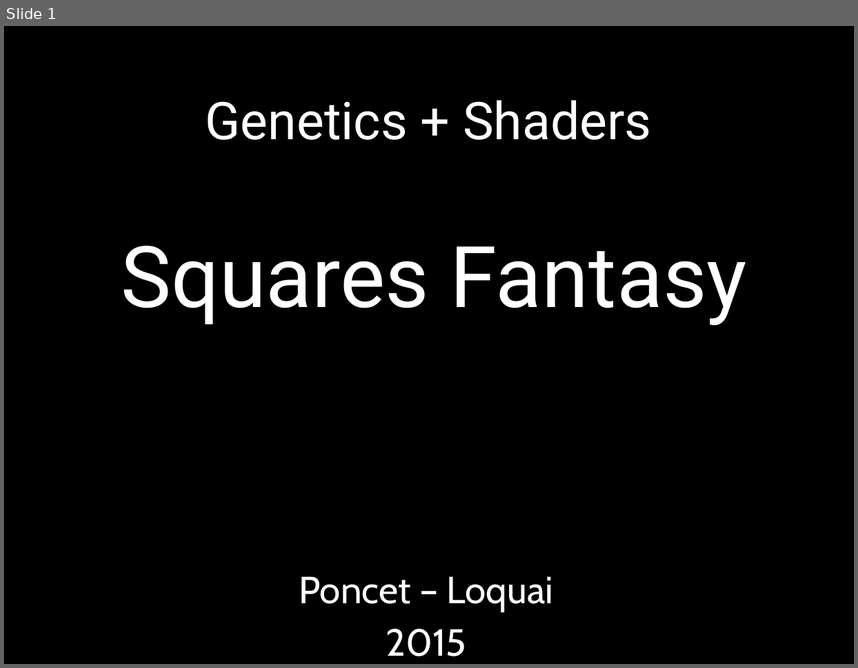
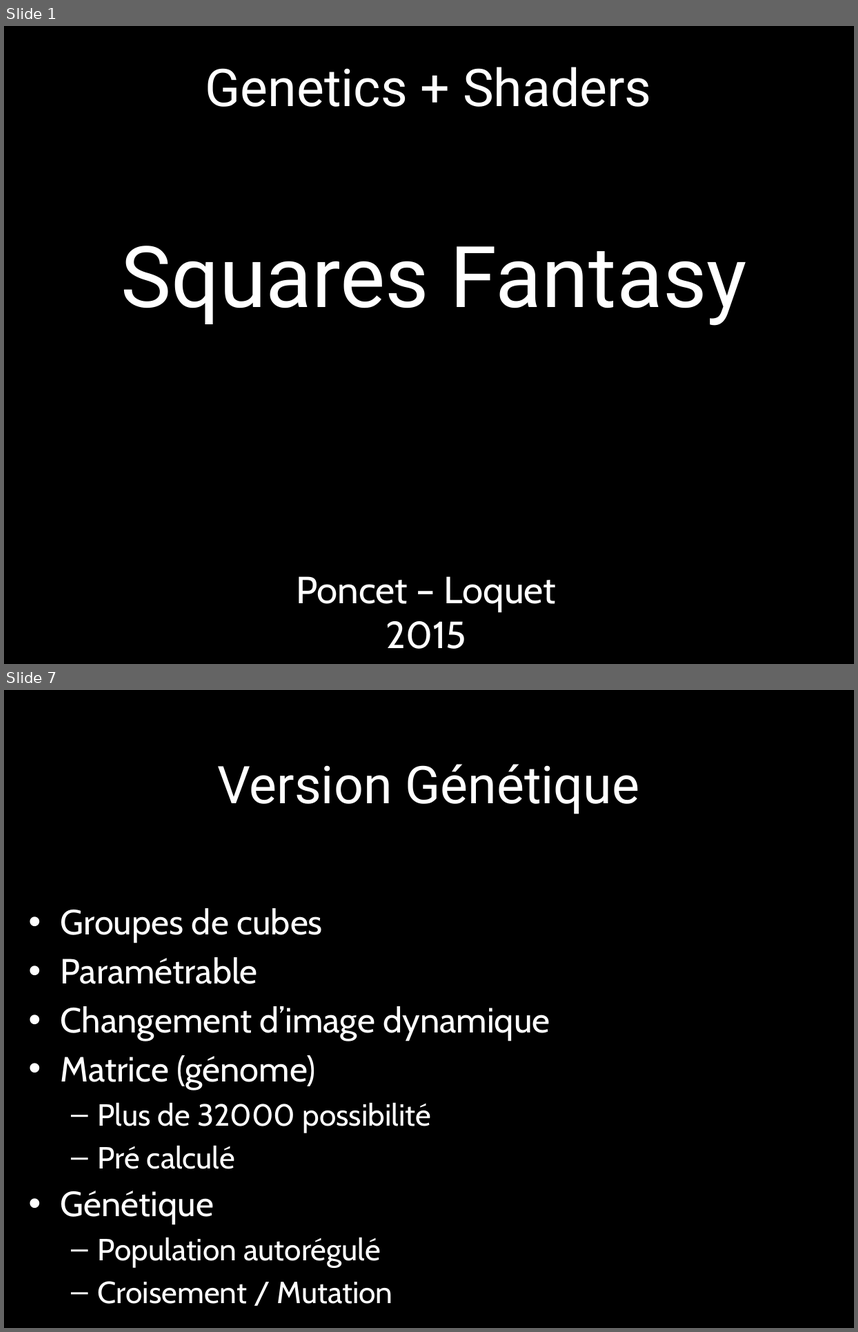
Before and after one commit to tecnop/OpenSticky, a slide deck: DOC/PPT/squared.pptx. Shown one above the other, each under a label of ours: slide 1 before the commit, slides 1 and 7 after it; the slides between them are not shown. The pictures are 858x668 and 858x1332 pixels, drawn with LibreOffice and Linux fonts; fonts in the diff are those of the drawing; background and template pictures are left out. Boxes give left, top, right and bottom in pixels: in the first picture for what was removed or moved away, otherwise in the second. Text is boxed around its words. In the diff, an @@ line names an element or a change of style, - is before the commit and + after.

```diff
--- a/DOC/PPT/squared.pptx
+++ b/DOC/PPT/squared.pptx
@@ slide 7 added at (x1=4, y1=690, x2=854, y2=1328), background #000000 @@
@@ text added at (x1=217, y1=764, x2=639, y2=814), 44 pt, text #FFFFFF @@
+Version Génétique
@@ text added at (x1=61, y1=908, x2=550, y2=1303), 29.6 pt, text #FFFFFF @@
+• Groupes de cubes
+• Paramétrable
+• Changement d’image dynamique
+• Matrice (génome)
+  – Plus de 32000 possibilité
+  – Pré calculé
+• Génétique
+  – Population autorégulé
+  – Croisement / Mutation
@@ slide 1 changed as well @@
@@ title "Genetics + Shaders" at (x1=205, y1=67, x2=652, y2=107): vertical alignment middle to top @@
@@ subtitle at (x1=296, y1=576, x2=557, y2=611): text changed @@
-Poncet – Loquai
+Poncet – Loquet
```
Also in this commit, not shown: 8 other slides added, 8 slides removed, 4 other files.
